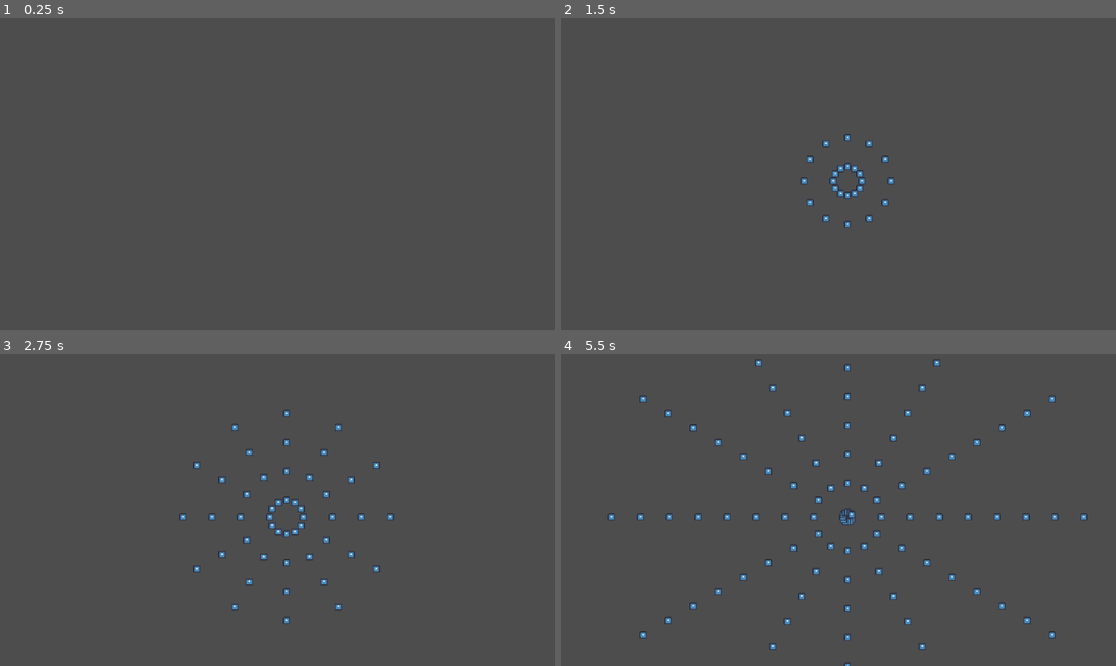
Above: before the commit, frames 1-4 (two rows, left to right).
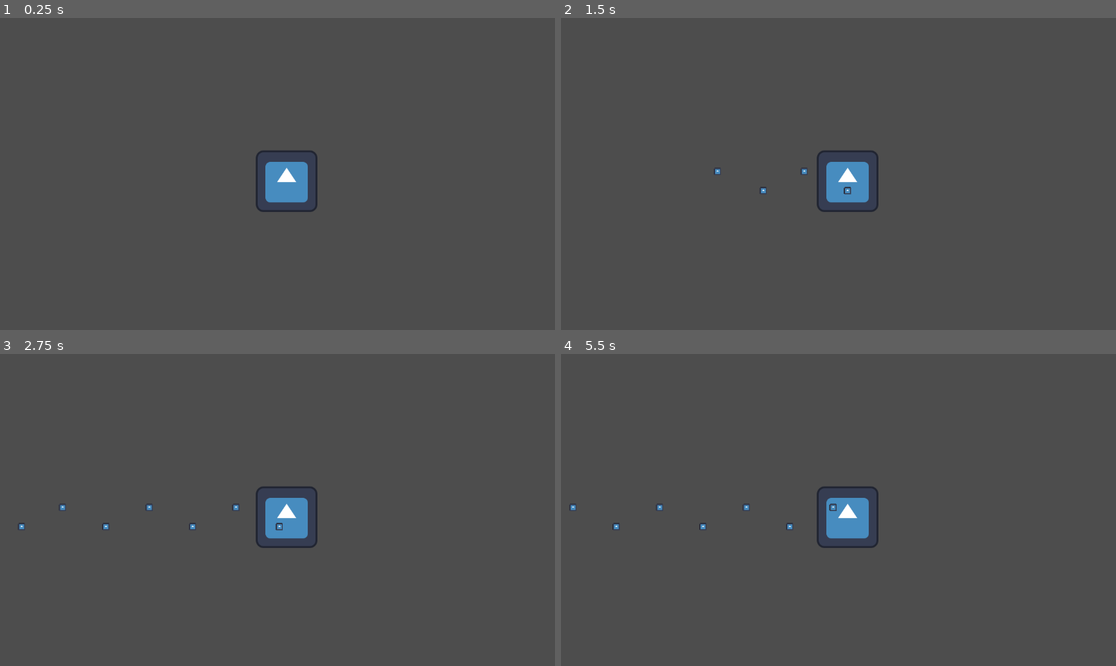
Above: after the commit, the same moments.

Repository: clenneabig/AI-KILL
Game: Godot game, scene res://BulletPattens/emit.tscn
Same seed, same stepped clock (60 frames per second), same inputs: the game is played once before the commit and once after it. The engine's default icon, where the game draws it, is replaced by a stand-in: a white triangle on a blue panel in a dark square.
Inputs:
- Up to frame 1 (0.25 s): no input
- Up to frame 2 (1.5 s): tap Enter at 0.5 s
- Up to frame 3 (2.75 s): no input
- Up to frame 4 (5.5 s): no input

The runs differ from the first frame. In frame 1, 1.3% of the frame differs, in the area x 46-58%, y 42-63%; in frame 2, 1.4%; in frame 3, 1.9%; in frame 4, 2.9%, in the area x 1-95%, y 1-100%.

Commit message:
added directional and burst pattern

Diff:
--- a/BulletPattens/bullet_emitter.gd
+++ b/BulletPattens/bullet_emitter.gd
@@ -3,13 +3,14 @@
 
 var bullet_scene = preload("res://BulletPattens/bullet.tscn")
 @onready var shoot_timer = $ShootTime
-@export var spawn_count = 12
+var wait_time = 0.2
+@export var spawn_count = 6
 var step
+var vel = 100
 
 # Called when the node enters the scene tree for the first time.
 func _ready():
 	shoot_timer.start()
-	#step = 2 * PI /spawn_count
 	step = 2 * PI /spawn_count
 
 # Called every frame. 'delta' is the elapsed time since the previous frame.
@@ -27,4 +28,4 @@
 
 func _on_shoot_time_timeout():
 	for i in spawn_count:
-		_shoot(100, i)
+		_shoot(vel, i)
--- a/BulletPattens/emit.tscn
+++ b/BulletPattens/emit.tscn
@@ -1,17 +1,16 @@
 [gd_scene load_steps=3 format=3 uid="uid://qjrut43w7wo0"]
 
-[ext_resource type="Script" path="res://BulletPattens/bullet_emitter.gd" id="1_06awk"]
+[ext_resource type="Script" path="res://BulletPattens/emit_dir_staggered_straight.gd" id="1_fcta5"]
 [ext_resource type="Texture2D" uid="uid://df26ulj8gxrtx" path="res://icon.svg" id="2_0hkbj"]
 
 [node name="Emit" type="Marker2D"]
 position = Vector2(595, 339)
-script = ExtResource("1_06awk")
+script = ExtResource("1_fcta5")
 
 [node name="Sprite2D" type="Sprite2D" parent="."]
-visible = false
 texture = ExtResource("2_0hkbj")
 
 [node name="ShootTime" type="Timer" parent="."]
-wait_time = 0.6
+wait_time = 0.1
 
 [connection signal="timeout" from="ShootTime" to="." method="_on_shoot_time_timeout"]
--- /dev/null
+++ b/BulletPattens/emit_burst_left.gd
@@ -0,0 +1,20 @@
+extends Emitter
+
+
+# Called when the node enters the scene tree for the first time.
+func _ready():
+	super()
+	rotate(-0.3)
+	step = 2 * PI/4 /spawn_count
+
+
+# Called every frame. 'delta' is the elapsed time since the previous frame.
+func _process(delta):
+	self.rotate(0.05)
+
+func _shoot(vel, i):
+	var nb = bullet_scene.instantiate()
+	nb.speed = Vector2(-vel, 0).rotated((step/2*i))
+	nb.position = position
+	nb.rotation = rotation
+	get_parent().add_child(nb)
--- /dev/null
+++ b/BulletPattens/emit_burst_split.gd
@@ -0,0 +1,32 @@
+extends Emitter
+
+var stg_timer = Timer.new()
+@export var stg_wait_time = 1
+
+# Called when the node enters the scene tree for the first time.
+func _ready():
+	wait_time = 2
+	shoot_timer.wait_time = wait_time
+	stg_timer.wait_time = stg_wait_time
+	add_child(stg_timer)
+	super()
+
+
+# Called every frame. 'delta' is the elapsed time since the previous frame.
+func _process(delta):
+	rotate(0.1)
+
+func _shoot(vel, i):
+	var nb = bullet_scene.instantiate()
+	nb.speed = Vector2(vel, 0).rotated((step*i))
+	nb.position = position
+	nb.rotation = rotation
+	get_parent().add_child(nb)
+	stg_timer.start()
+	await stg_timer.timeout
+	for j in spawn_count:
+		var nb_2 = bullet_scene.instantiate()
+		nb_2.speed = Vector2(vel, 0).rotated((step*j))
+		nb_2.position = nb.position
+		nb_2.rotation = rotation
+		get_parent().add_child(nb_2)
--- /dev/null
+++ b/BulletPattens/emit_dir_staggered_straight.gd
@@ -0,0 +1,32 @@
+extends Emitter
+
+var stg_timer = Timer.new()
+var stg_wait_time = 0.3
+# Called when the node enters the scene tree for the first time.
+func _ready():
+	shoot_timer.wait_time = 0.6
+	spawn_count = 1
+	stg_timer.wait_time = stg_wait_time
+	add_child(stg_timer)
+	vel = 300
+	super()
+
+
+# Called every frame. 'delta' is the elapsed time since the previous frame.
+func _process(delta):
+	pass
+
+func _shoot(vel, _i):
+	var nb = bullet_scene.instantiate()
+	nb.speed = Vector2(-vel, 0)
+	nb.position.x = position.x
+	nb.position.y = position.y-20
+	nb.rotation = rotation
+	get_parent().add_child(nb)
+	stg_timer.start()
+	await stg_timer.timeout
+	var nb_2 = bullet_scene.instantiate()
+	nb_2.speed = Vector2(-vel, 0)
+	nb_2.position.x = position.x
+	nb_2.position.y = position.y+20
+	get_parent().add_child(nb_2)
--- a/emit_burst_left.gd
+++ b/BulletPattens/emit_dir_straight.gd
@@ -4,8 +4,7 @@
 # Called when the node enters the scene tree for the first time.
 func _ready():
 	super()
-	rotate(-0.3)
-	step = 2 * PI/4 /spawn_count
+	spawn_count = 1
 
 
 # Called every frame. 'delta' is the elapsed time since the previous frame.
@@ -14,7 +13,7 @@
 
 func _shoot(vel, i):
 	var nb = bullet_scene.instantiate()
-	nb.speed = Vector2(-vel, 0).rotated((step/2*i))
+	nb.speed = Vector2(-vel, 0)
 	nb.position = position
 	nb.rotation = rotation
 	get_parent().add_child(nb)
